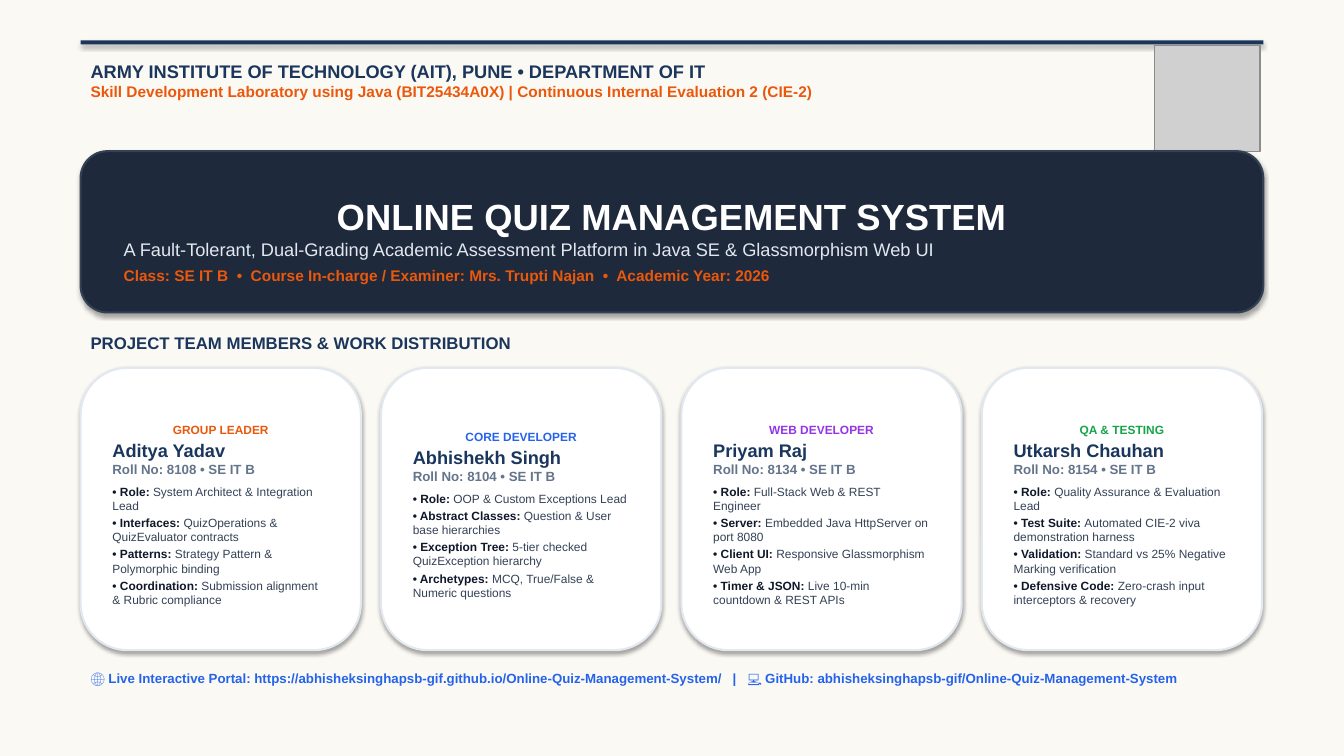
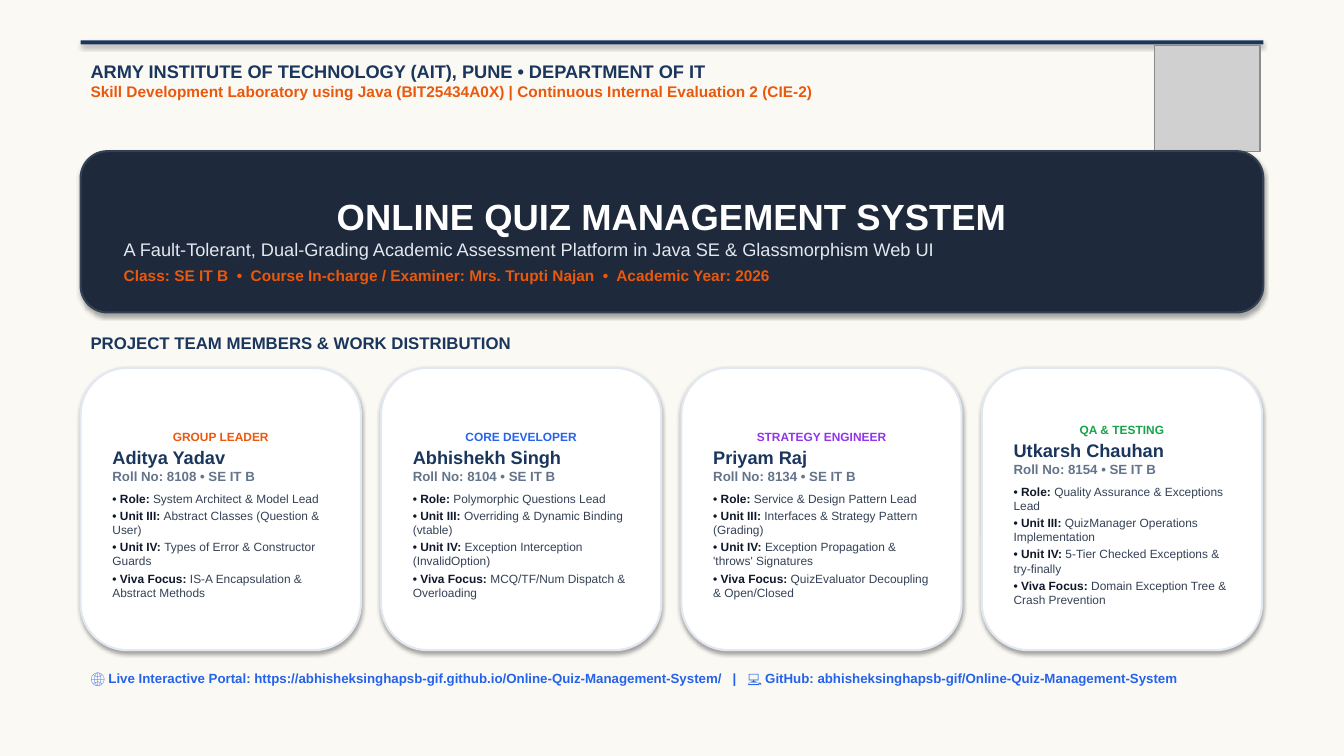
Before and after one commit to abhisheksinghapsb-gif/Online-Quiz-Management-System, a slide deck: slide 1 of Online_Quiz_Management_System_4Slides.pptx. Drawn at 1344x756 pixels with LibreOffice and Linux fonts; fonts in the diff are those of the drawing; grey boxes stand for pictures. Boxes give left, top, right and bottom in pixels: in the first picture for what was removed or moved away, otherwise in the second. Text is boxed around its words. In the diff, an @@ line names an element or a change of style, - is before the commit and + after.

Commit message:
Update PPT slides with explicit Unit III & Unit IV syllabus topic division for each teammate

```diff
--- a/Online_Quiz_Management_System_4Slides.pptx
+++ b/Online_Quiz_Management_System_4Slides.pptx
@@ text in rounded rectangle at bbox=[757, 432, 886, 441]: text changed @@
-WEB DEVELOPER
+STRATEGY ENGINEER
@@ text in rounded rectangle at bbox=[112, 494, 319, 597]: text changed @@
-• Role: System Architect & Integration Lead
-• Interfaces: QuizOperations & QuizEvaluator contracts
-• Patterns: Strategy Pattern & Polymorphic binding
-• Coordination: Submission alignment & Rubric compliance
+• Role: System Architect & Model Lead
+• Unit III: Abstract Classes (Question & User)
+• Unit IV: Types of Error & Constructor Guards
+• Viva Focus: IS-A Encapsulation & Abstract Methods
@@ text in rounded rectangle at bbox=[413, 494, 623, 600]: text changed @@
-• Role: OOP & Custom Exceptions Lead
-• Abstract Classes: Question & User base hierarchies
-• Exception Tree: 5-tier checked QuizException hierarchy
-• Archetypes: MCQ, True/False & Numeric questions
+• Role: Polymorphic Questions Lead
+• Unit III: Overriding & Dynamic Binding (vtable)
+• Unit IV: Exception Interception (InvalidOption)
+• Viva Focus: MCQ/TF/Num Dispatch & Overloading
@@ text in rounded rectangle at bbox=[713, 494, 929, 600]: text changed @@
-• Role: Full-Stack Web & REST Engineer
-• Server: Embedded Java HttpServer on port 8080
-• Client UI: Responsive Glassmorphism Web App
-• Timer & JSON: Live 10-min countdown & REST APIs
+• Role: Service & Design Pattern Lead
+• Unit III: Interfaces & Strategy Pattern (Grading)
+• Unit IV: Exception Propagation & 'throws' Signatures
+• Viva Focus: QuizEvaluator Decoupling & Open/Closed
@@ text in rounded rectangle at bbox=[1014, 487, 1223, 604]: text changed @@
-• Role: Quality Assurance & Evaluation Lead
-• Test Suite: Automated CIE-2 viva demonstration harness
-• Validation: Standard vs 25% Negative Marking verification
-• Defensive Code: Zero-crash input interceptors & recovery
+• Role: Quality Assurance & Exceptions Lead
+• Unit III: QuizManager Operations Implementation
+• Unit IV: 5-Tier Checked Exceptions & try-finally
+• Viva Focus: Domain Exception Tree & Crash Prevention
```
Also in this commit, not shown: 3 other files.
